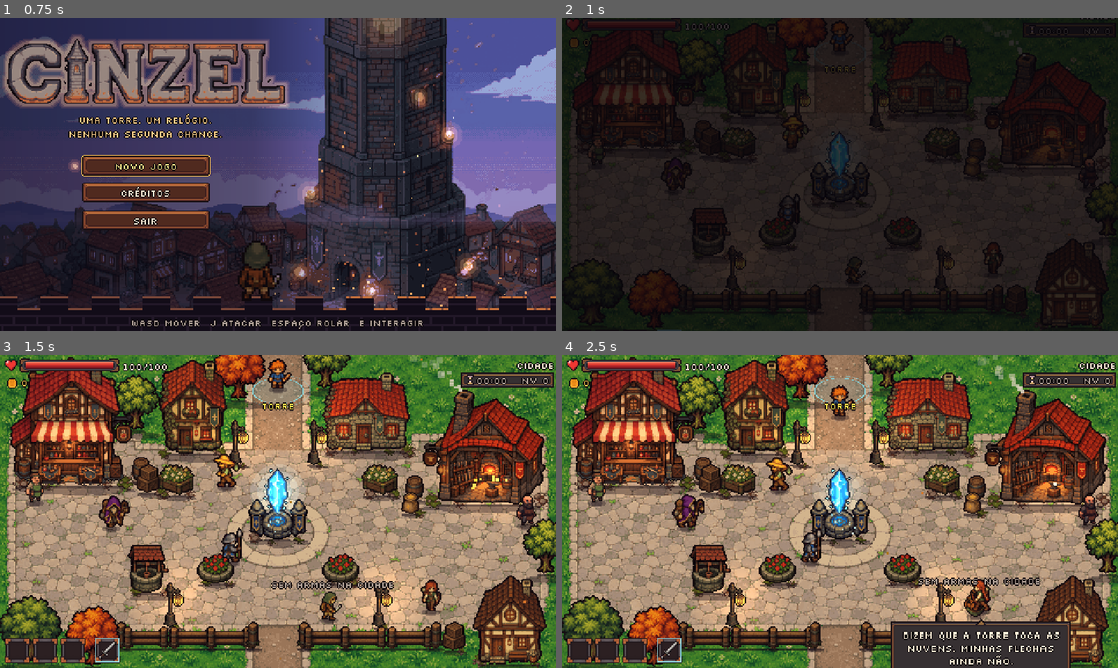
Above: before the commit, frames 1-4 (two rows, left to right).
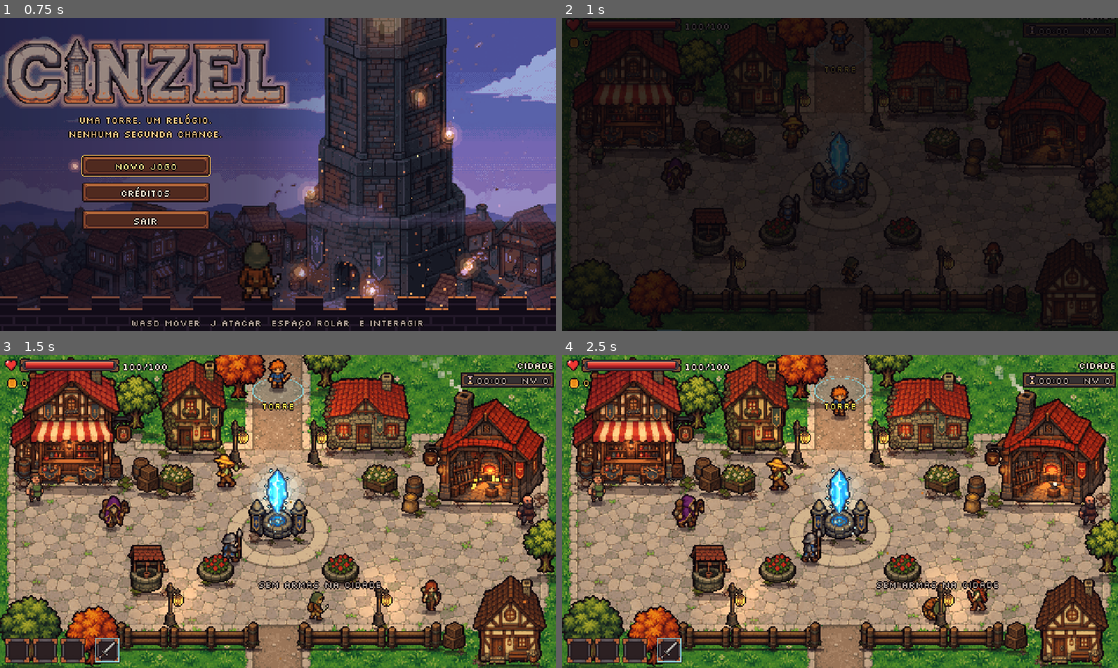
Above: after the commit, the same moments.

Repository: danicunhac/cinzel
Game: Godot game, scene res://ui/title.tscn
The game is run twice, just before and just after one commit, with the same random seed, the same clock (stepped at 60 frames per second) and the same inputs.
Inputs (mouse positions are in pixels of both pictures, inside the frame that each line leads up to):
- Up to frame 1 (0.75 s): tap Enter at 0.5 s; move the mouse to (400, 158) at 0.52 s; hold D (move_right) from 0.53 s (still down); hold J (attack) from 0.53 s (still down); click (400, 158) at 0.67 s
- Up to frame 2 (1 s): keep holding D (move_right); keep holding J (attack); tap Space (roll) at 0.8 s
- Up to frame 3 (1.5 s): release D (move_right) at 1.25 s; release J (attack) at 1.25 s; drag from (166, 527) to (328, 608) at 1.27 s
- Up to frame 4 (2.5 s): move the mouse to (895, 442) at 2.02 s; hold D (move_right) from 2.03 s (still down); hold J (attack) from 2.03 s (still down); tap Space (roll) at 2.3 s

Frame 1 is identical in both runs. In frame 2, less than 0.1% of the frame differs, in the area x 50-55%, y 76-85%; in frame 3, 0.9%; in frame 4, 5.6%, in the area x 56-92%, y 71-100%.

Commit message:
feat: movimento e rolamento mais lentos, equipamento leve dá velocidade
Andar 120→90 px/s, rolamento 72 px/0,3 s → 54 px/0,4 s (invencível 0,3 s). Roupa acolchoada, capuz e armadura das sombras aceleram o passo; couro alonga a rolagem.

Diff:
--- a/game/actors/player/layered_sprite.gd
+++ b/game/actors/player/layered_sprite.gd
@@ -18,9 +18,9 @@
 	&"idle": 4, &"walk": 8, &"attack": 6, &"roll": 6, &"death": 6,
 }
 ## Attack plays its 6 frames in about one swing (Player.SWING_TIME 0.27 s),
-## roll in one roll (Player.ROLL_TIME 0.3 s).
+## roll in one roll (Player.ROLL_TIME 0.4 s).
 const FPS: Dictionary[StringName, float] = {
-	&"idle": 6.0, &"walk": 12.0, &"attack": 22.0, &"roll": 20.0, &"death": 9.0,
+	&"idle": 6.0, &"walk": 12.0, &"attack": 22.0, &"roll": 15.0, &"death": 9.0,
 }
 const LOOPING: Array[StringName] = [&"idle", &"walk"]
 const LAYERS: Array[StringName] = [&"body", &"hair", &"outfit", &"weapon"]
--- a/game/actors/player/player.gd
+++ b/game/actors/player/player.gd
@@ -20,7 +20,9 @@
 ## The attack strip (6 frames at 22 fps) lasts this long at speed_scale 1.
 const ANIM_SWING := 6.0 / 22.0
 const FINISHER_SCALE := 1.25
-const ROLL_TIME := 0.3
+const ROLL_TIME := 0.4
+## Invincible part of the roll (shorter than the roll itself).
+const ROLL_IFRAMES := 0.3
 const ROLL_COOLDOWN := 0.6
 const HURT_IFRAMES := 1.0
 ## Moving while the attack is held to charge.
@@ -529,7 +531,7 @@
 	_combo_step = -1
 	_combo_timer = 0.0
 	special.cancel()
-	invincible_time = maxf(invincible_time, ROLL_TIME)
+	invincible_time = maxf(invincible_time, ROLL_IFRAMES)
 	sprite.play(&"roll", facing, true)
 	sprite.position = SPRITE_HOME
 	Sfx.play(&"roll", 0.08)
--- a/game/data/item_catalog.gd
+++ b/game/data/item_catalog.gd
@@ -86,13 +86,13 @@
 	# Armors: defense, max hp and weight (weight makes the roll slower).
 	&"armor_cloth": {
 		"kind": &"armor", "rarity": &"common",
-		"name": "Roupa Acolchoada", "desc": "Pano grosso. Protege pouco e não pesa nada.",
-		"base_price": 15, "stats": {"defense": 1, "max_hp": 0, "weight": 0}, "mods": {},
+		"name": "Roupa Acolchoada", "desc": "Pano grosso. Protege pouco e deixa o passo leve.",
+		"base_price": 15, "stats": {"defense": 1, "max_hp": 0, "weight": 0}, "mods": {"move_speed_mult": 1.08},
 	},
 	&"armor_leather": {
 		"kind": &"armor", "rarity": &"common",
-		"name": "Armadura de Couro", "desc": "Leve e flexível.",
-		"base_price": 25, "stats": {"defense": 2, "max_hp": 10, "weight": 1}, "mods": {},
+		"name": "Armadura de Couro", "desc": "Leve e flexível. Rolagem um pouco mais longa.",
+		"base_price": 25, "stats": {"defense": 2, "max_hp": 10, "weight": 1}, "mods": {"roll_distance_mult": 1.1},
 	},
 	&"armor_chain": {
 		"kind": &"armor", "rarity": &"rare",
@@ -111,14 +111,14 @@
 	},
 	&"armor_shadow": {
 		"kind": &"armor", "rarity": &"epic",
-		"name": "Armadura das Sombras", "desc": "Tecido de sombra. Não pesa e alonga a rolagem.",
-		"base_price": 100, "stats": {"defense": 4, "max_hp": 20, "weight": 0}, "mods": {"roll_distance_mult": 1.2},
+		"name": "Armadura das Sombras", "desc": "Tecido de sombra. Não pesa, acelera o passo e alonga a rolagem.",
+		"base_price": 100, "stats": {"defense": 4, "max_hp": 20, "weight": 0}, "mods": {"roll_distance_mult": 1.2, "move_speed_mult": 1.12},
 	},
 	# Helms: small crit/defense bonus.
 	&"helm_hood": {
 		"kind": &"helm", "rarity": &"common",
-		"name": "Capuz de Viajante", "desc": "Um capuz simples. Um pouco mais de crítico.",
-		"base_price": 15, "stats": {"crit": 0.03, "defense": 0}, "mods": {},
+		"name": "Capuz de Viajante", "desc": "Um capuz simples. Um pouco mais de crítico e de velocidade.",
+		"base_price": 15, "stats": {"crit": 0.03, "defense": 0}, "mods": {"move_speed_mult": 1.05},
 	},
 	&"helm_iron": {
 		"kind": &"helm", "rarity": &"common",
--- a/game/logic/player_stats.gd
+++ b/game/logic/player_stats.gd
@@ -17,8 +17,9 @@
 var defense: int = 0
 var weight: int = 0
 var roll_speed_mult: float = 1.0
-var move_speed: float = 120.0
-var roll_distance: float = 72.0
+## Base walk (px/s) and roll length (px); armor, helms and relics raise them.
+var move_speed: float = 90.0
+var roll_distance: float = 54.0
 var lifesteal: float = 0.0
 var heal_delay: float = 1.5
 var heal_per_sec: float = 6.0
--- a/game/tests/unit/test_player_stats.gd
+++ b/game/tests/unit/test_player_stats.gd
@@ -14,13 +14,14 @@
 	T.eq(s.damage, 10, "iron sword keeps the old base damage")
 	T.eq(s.weapon_type, &"sword")
 	T.near(s.heal_delay, 1.5)
-	T.near(s.roll_distance, 72.0)
+	T.near(s.roll_distance, 54.0)
+	T.near(s.move_speed, 90.0)
 
 
 func test_item_mods_stack() -> void:
 	var s := PlayerStats.from_equipment(_with_relics([&"stone_heart", &"light_boots"] as Array[StringName]))
 	T.eq(s.max_hp, 140)
-	T.near(s.move_speed, 150.0)
+	T.near(s.move_speed, 112.5)
 
 
 func test_hourglass_heal_delay() -> void:
